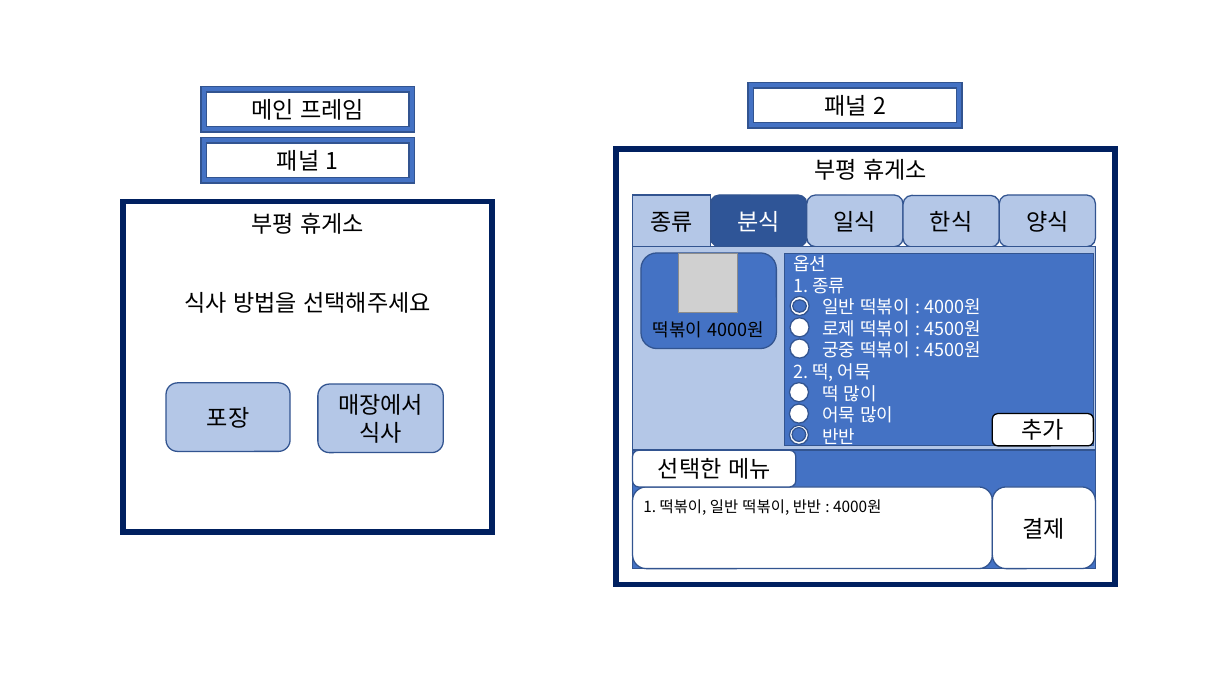
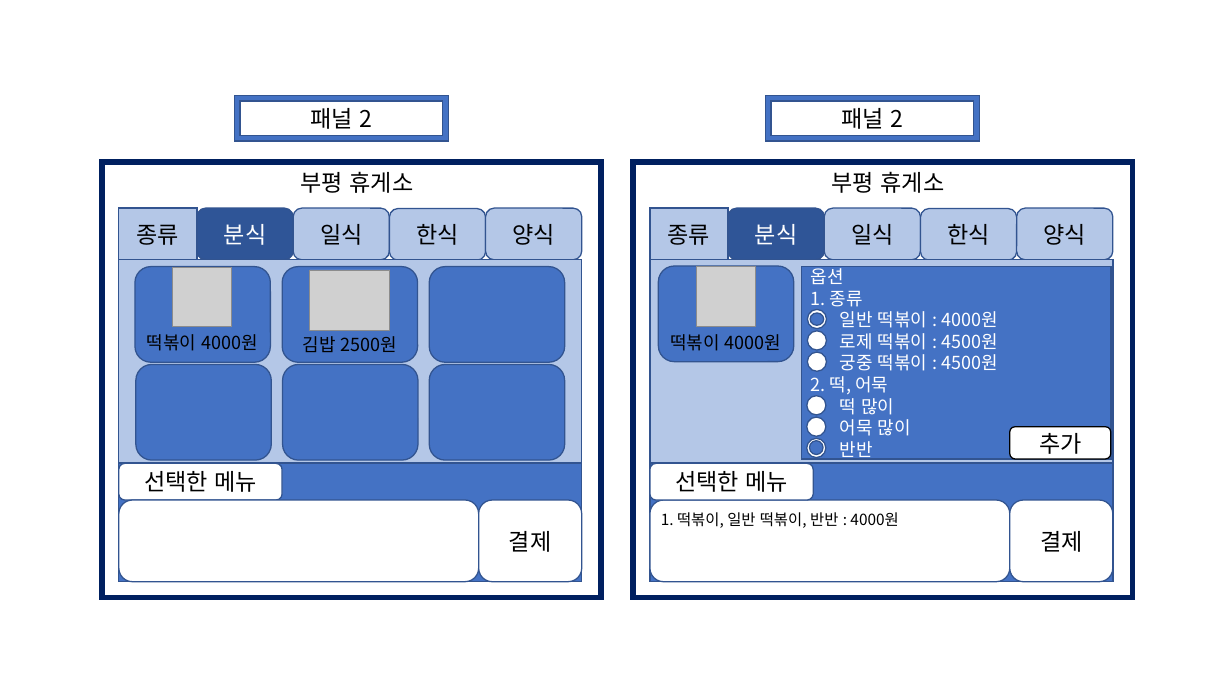
Before and after one commit to ase10git/JavaProject, a slide deck: slide 2 of 자바프로젝트 20231114.pptx (slide 4 before the commit). Drawn at 1232x693 pixels with LibreOffice and Linux fonts; fonts in the diff are those of the drawing; grey boxes stand for pictures. Boxes give left, top, right and bottom in pixels: in the first picture for what was removed or moved away, otherwise in the second. Text is boxed around its words. In the diff, an @@ line names an element or a change of style, - is before the commit and + after.

```diff
--- a/자바프로젝트 20231114.pptx
+++ b/자바프로젝트 20231114.pptx
@@ frame removed at box(201, 86, 414, 131) @@
-메인 프레임
@@ frame "패널 2": place and size @@
-frame "패널 2" at box(201, 138, 414, 183)
+frame "패널 2" at box(235, 95, 448, 140)
@@ text in frame at box(310, 108, 372, 129): text changed @@
-패널 1
+패널 2
@@ rectangle: place and size @@
-rectangle at box(123, 201, 493, 532)
+rectangle at box(103, 162, 602, 597)
@@ text "부평 휴게소": place and size @@
-text "부평 휴게소" at box(251, 212, 364, 234)
+text "부평 휴게소" at box(301, 171, 414, 193)
@@ text removed at box(184, 292, 431, 313) @@
-식사 방법을 선택해주세요
@@ group added at box(119, 208, 582, 581): 13 rounded rectangles, 3 rectangles, 2 pictures, 2 texts @@
+분식
+일식
+한식
+양식
+종류
+선택한 메뉴
+결제
+떡볶이 4000원
+김밥 2500원
@@ ellipse: place and size @@
-ellipse at box(789, 383, 809, 402)
+ellipse at box(808, 352, 827, 372)
@@ rounded rectangle removed at box(166, 383, 290, 451) @@
-포장
@@ rounded rectangle removed at box(318, 384, 444, 453) @@
-매장에서 식사
@@ 4 ellipses: place and size @@
-4 ellipses at box(789, 318, 810, 445)
+4 ellipses at box(807, 310, 827, 436)
@@ ellipse: place and size @@
-ellipse at box(790, 297, 810, 316)
+ellipse at box(807, 438, 826, 457)
@@ 2 texts, 2 rounded rectangles, 2 ellipses, 1 picture: place and size @@
-2 texts, 2 rounded rectangles, 2 ellipses, 1 picture at box(641, 196, 999, 515)
+2 texts, 2 rounded rectangles, 2 ellipses, 1 picture at box(659, 209, 1017, 528)
@@ 7 rounded rectangles, 5 rectangles, 1 frame, 1 text: place and size @@
-7 rounded rectangles, 5 rectangles, 1 frame, 1 text at box(616, 82, 1116, 584)
+7 rounded rectangles, 5 rectangles, 1 frame, 1 text at box(633, 95, 1132, 597)
```
Also in this commit, not shown: 3 other slides changed, 2 slides added, 5 slides removed, 8 other files.
